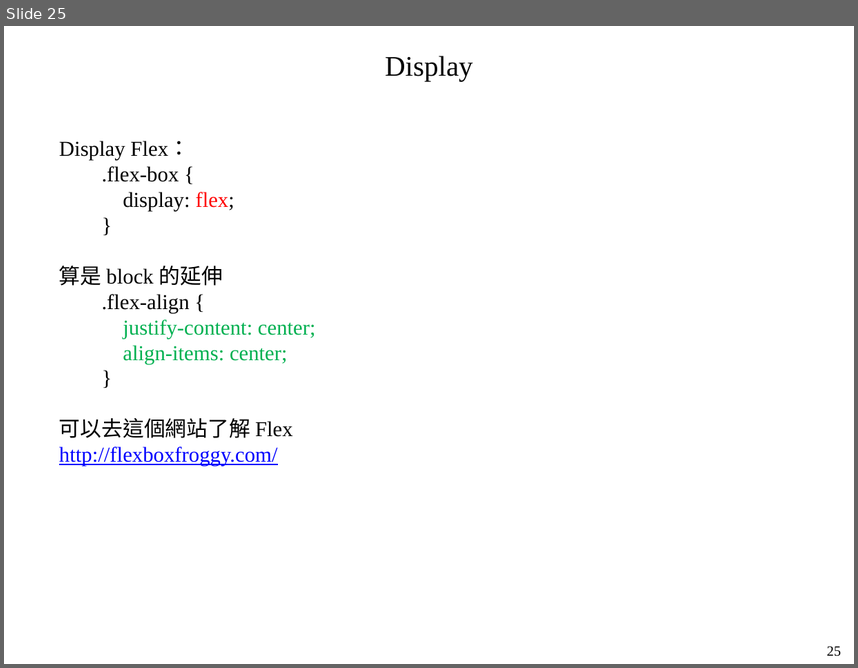
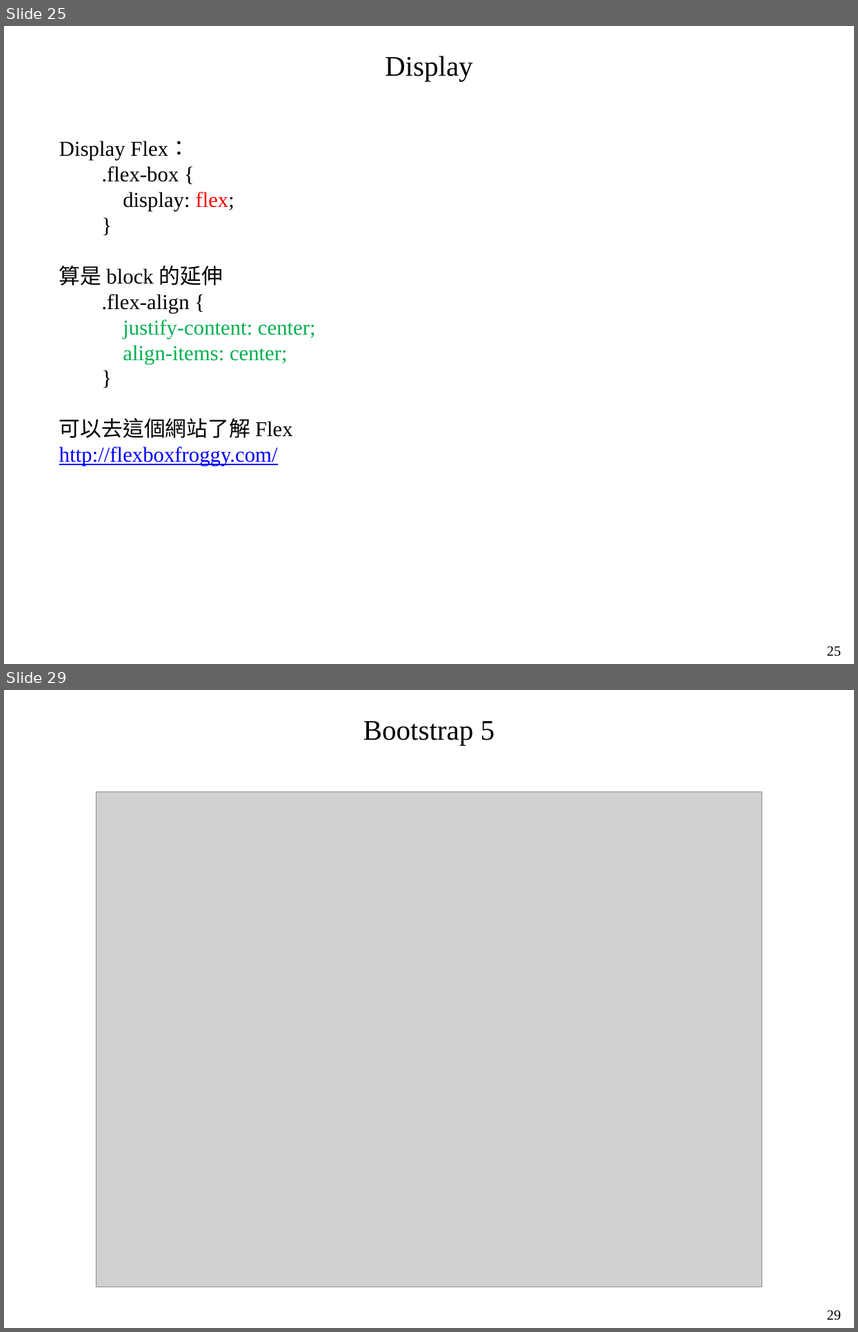
Before and after one commit to mar120434/2021_web_tutor, a slide deck: 靜態網頁.pptx. Shown one above the other, each under a label of ours: slide 25 before the commit, slides 25 and 29 after it; the slides between them are not shown. The pictures are 858x668 and 858x1332 pixels, drawn with LibreOffice and Linux fonts; fonts in the diff are those of the drawing; grey boxes stand for pictures. Boxes give left, top, right and bottom in pixels: in the first picture for what was removed or moved away, otherwise in the second. Text is boxed around its words. In the diff, an @@ line names an element or a change of style, - is before the commit and + after.

```diff
--- a/靜態網頁.pptx
+++ b/靜態網頁.pptx
@@ slide 29 added at box(4, 690, 854, 1328), background #FFFFFF @@
@@ text added at box(363, 721, 495, 745), 24 pt, text #000000 @@
+Bootstrap 5
@@ picture added at box(96, 792, 762, 1287) @@
@@ text added at box(827, 1310, 841, 1320), 12 pt, text #000000 @@
+29
```
Also in this commit, not shown: 1 slide changed, 3 other slides added, 3 other files.
